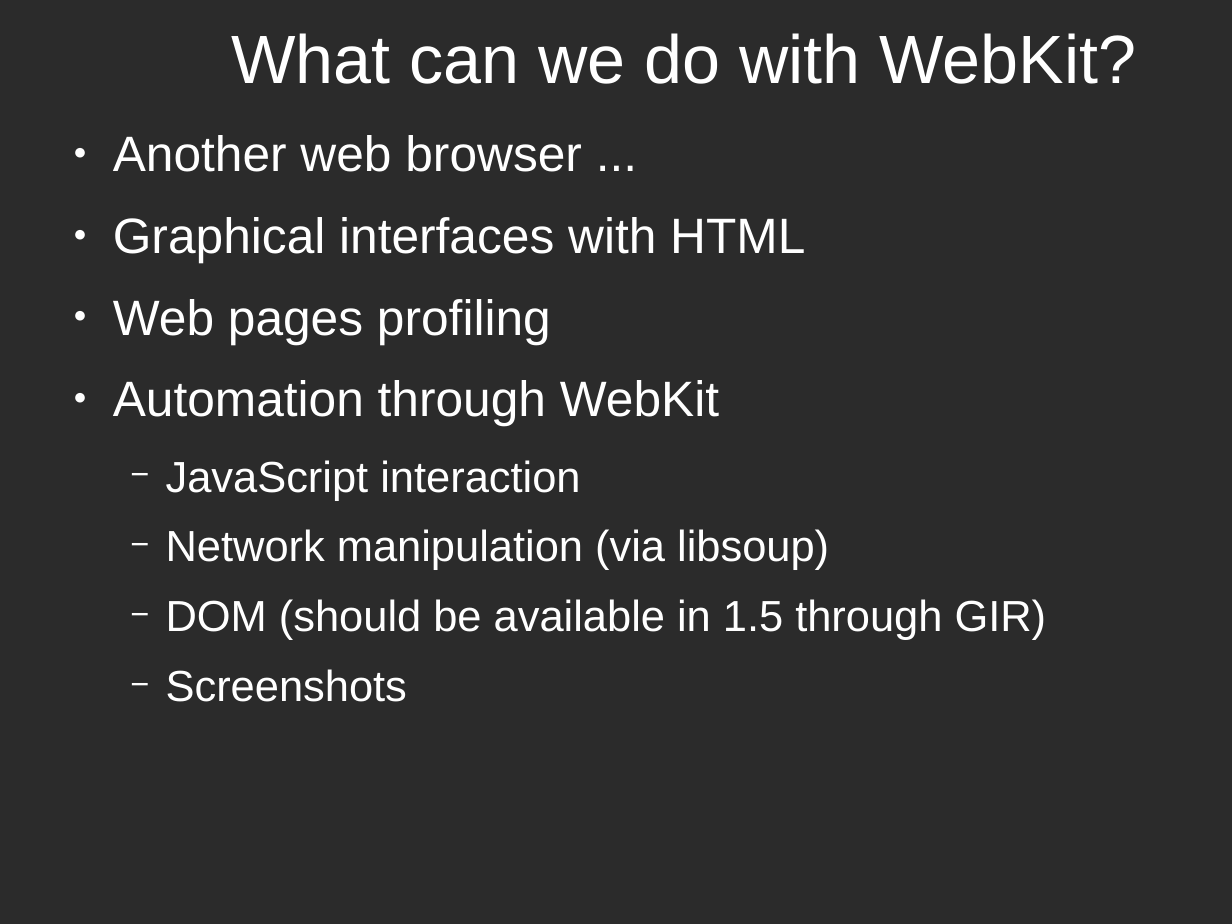
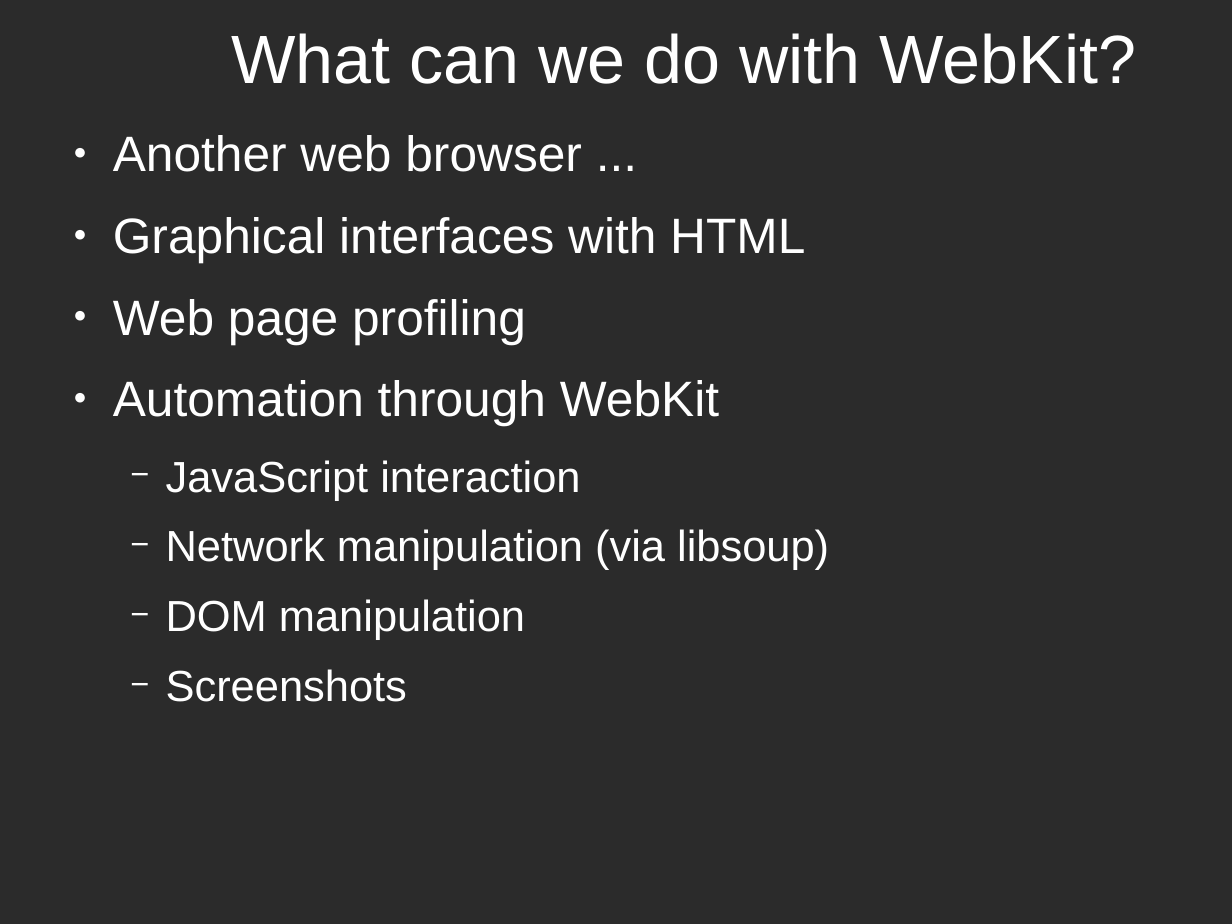
Before and after one commit to potyl/Webkit, a slide deck: slide 15 of WebKit-en.odp. Drawn at 1232x924 pixels with LibreOffice and Linux fonts; fonts in the diff are those of the drawing; background and template pictures are left out; a plain dark background stands for a picture behind light text. Boxes give left, top, right and bottom in pixels: in the first picture for what was removed or moved away, otherwise in the second. Text is boxed around its words. In the diff, an @@ line names an element or a change of style, - is before the commit and + after.

Commit message:
Tweaks

```diff
--- a/WebKit-en.odp
+++ b/WebKit-en.odp
@@ text at [113, 299, 526, 344]: text changed @@
-● Web pages profiling
+● Web page profiling
@@ text at [166, 599, 525, 640]: text changed @@
-  − DOM (should be available in 1.5 through GIR)
+  − DOM manipulation
```
Also in this commit, not shown: 1 other slide changed.
